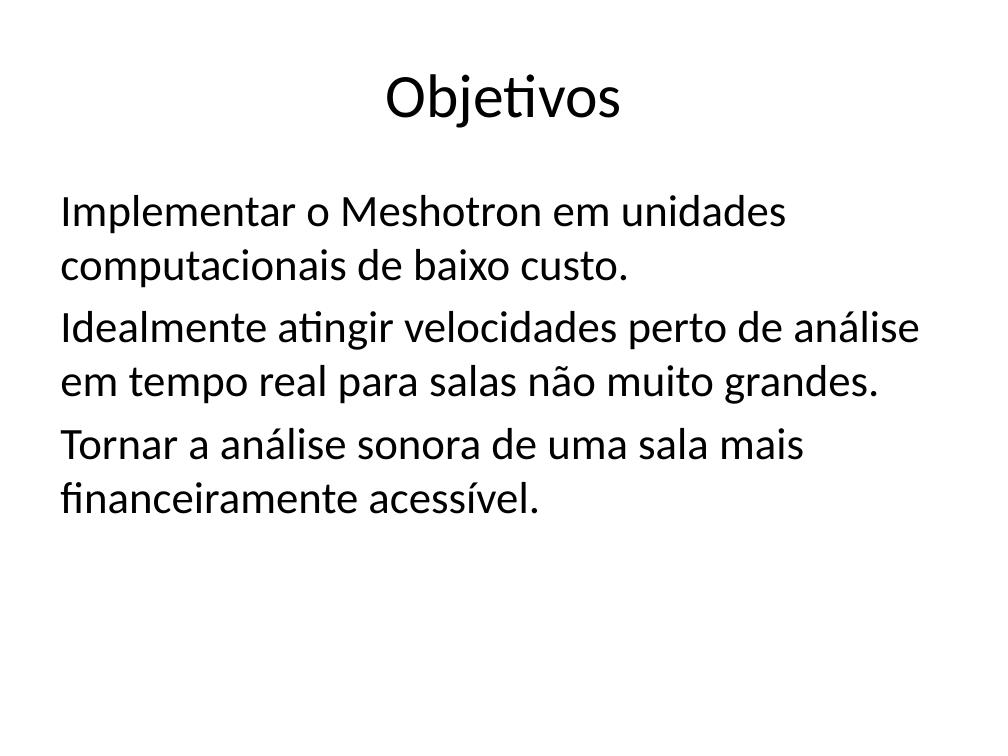
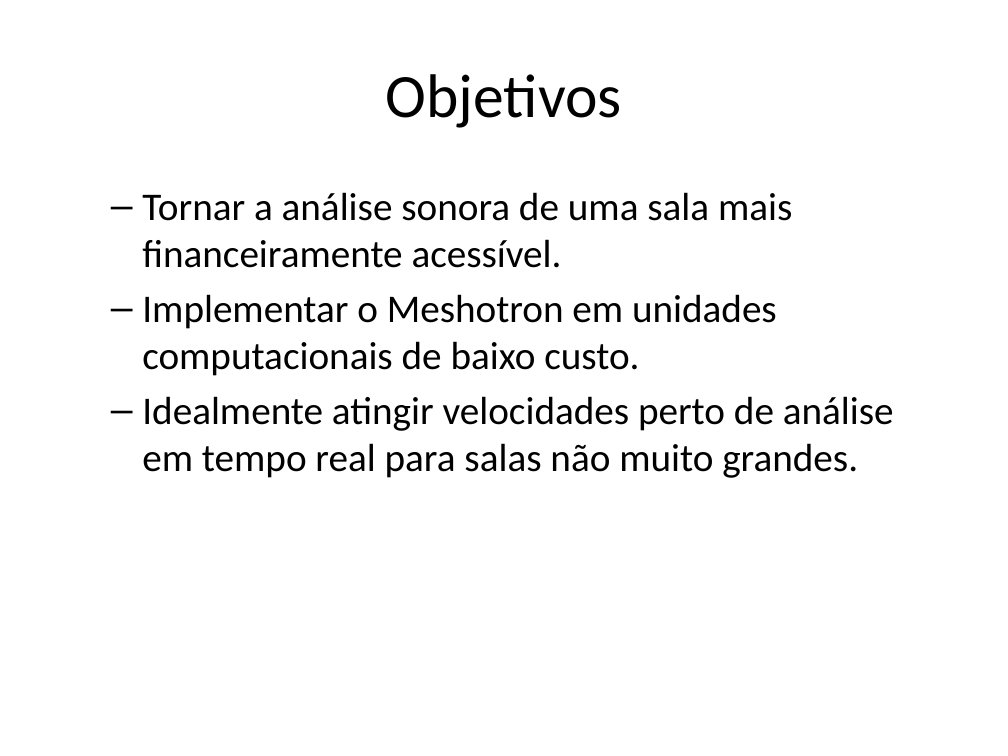
Before and after one commit to Meshotron2/comunication, a slide deck: slide 4 of m1-presentation/presentation.pptx. Drawn at 1008x756 pixels with LibreOffice and Linux fonts; fonts in the diff are those of the drawing. Boxes give left, top, right and bottom in pixels: in the first picture for what was removed or moved away, otherwise in the second. Text is boxed around its words. In the diff, an @@ line names an element or a change of style, - is before the commit and + after.

```diff
--- a/m1-presentation/presentation.pptx
+++ b/m1-presentation/presentation.pptx
@@ text at (x1=142, y1=192, x2=792, y2=268): paragraph added @@
+  – Tornar a análise sonora de uma sala mais financeiramente acessível.
@@ text at (x1=142, y1=294, x2=894, y2=478): size 32 to 28 pt in "Implementar o Meshotron em unidades computacionais de ...", "Idealmente atingir velocidades perto de análise em ..."; bullet none to –; list level 1 to 2 in "Implementar o Meshotron em unidades ..."; list level 1 to 2 in "Idealmente atingir velocidades perto de ..." @@
@@ text at (x1=60, y1=428, x2=804, y2=514): paragraph removed @@
-Tornar a análise sonora de uma sala mais financeiramente acessível.
```
Also in this commit, not shown: 5 other slides changed, 3 other files.
